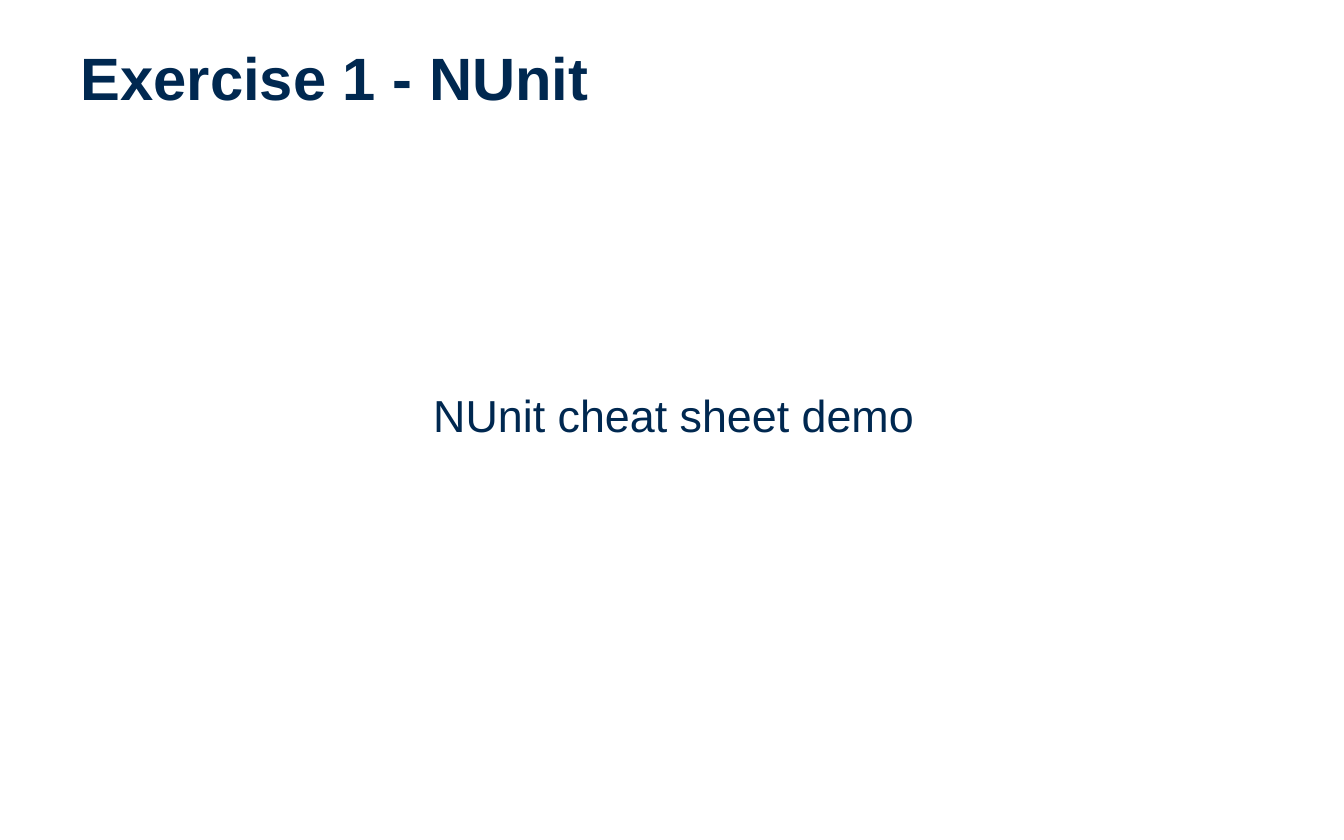
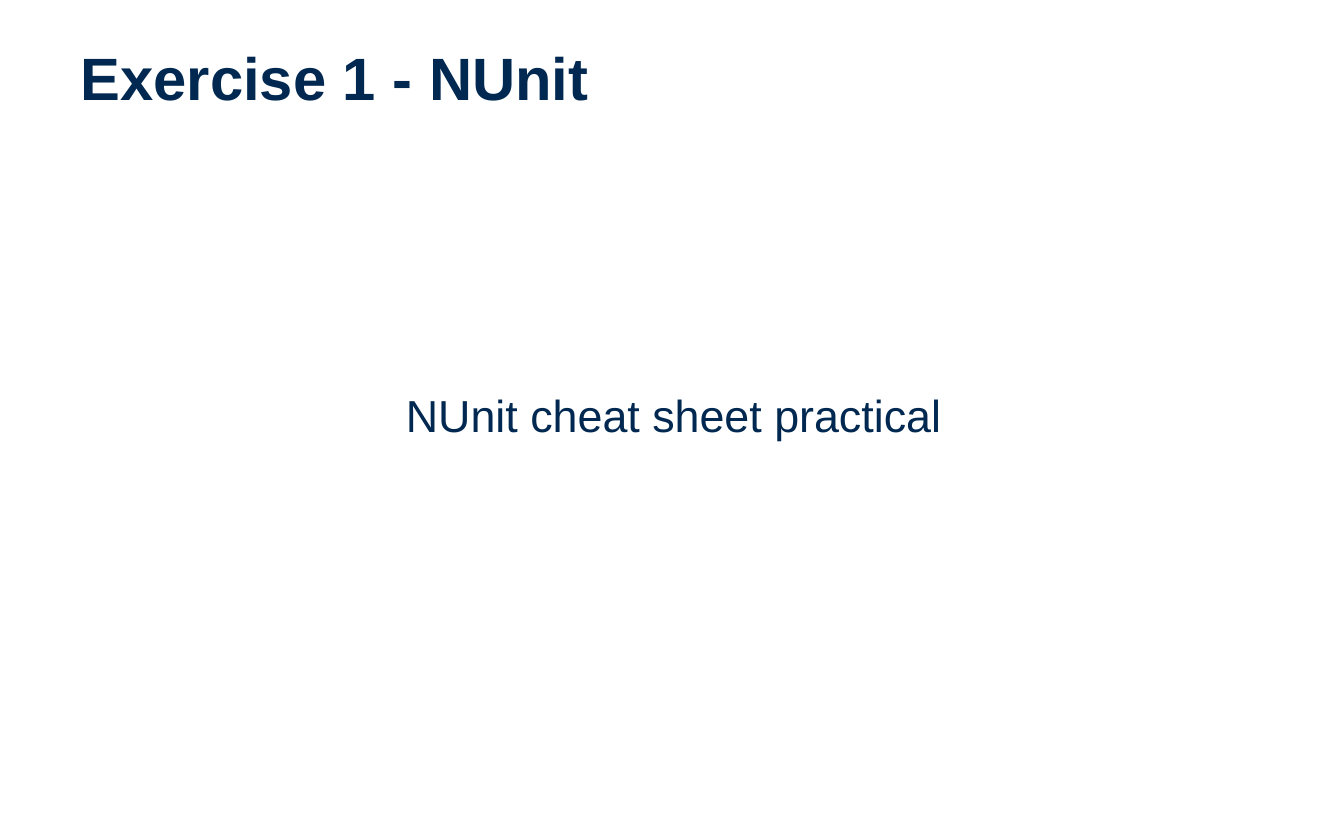
Before and after one commit to EntelectCodeDojo/Testing, a slide deck: slide 16 of CodeDojo-UnitTesting.pptx. Drawn at 1344x840 pixels with LibreOffice and Linux fonts; fonts in the diff are those of the drawing; background and template pictures are left out. Boxes give left, top, right and bottom in pixels: in the first picture for what was removed or moved away, otherwise in the second. Text is boxed around its words. In the diff, an @@ line names an element or a change of style, - is before the commit and + after.

Commit message:
updating presentation

```diff
--- a/CodeDojo-UnitTesting.pptx
+++ b/CodeDojo-UnitTesting.pptx
@@ text at box(406, 399, 941, 441): text changed @@
-NUnit cheat sheet demo
+NUnit cheat sheet practical
```
Also in this commit, not shown: 2 other slides changed.
